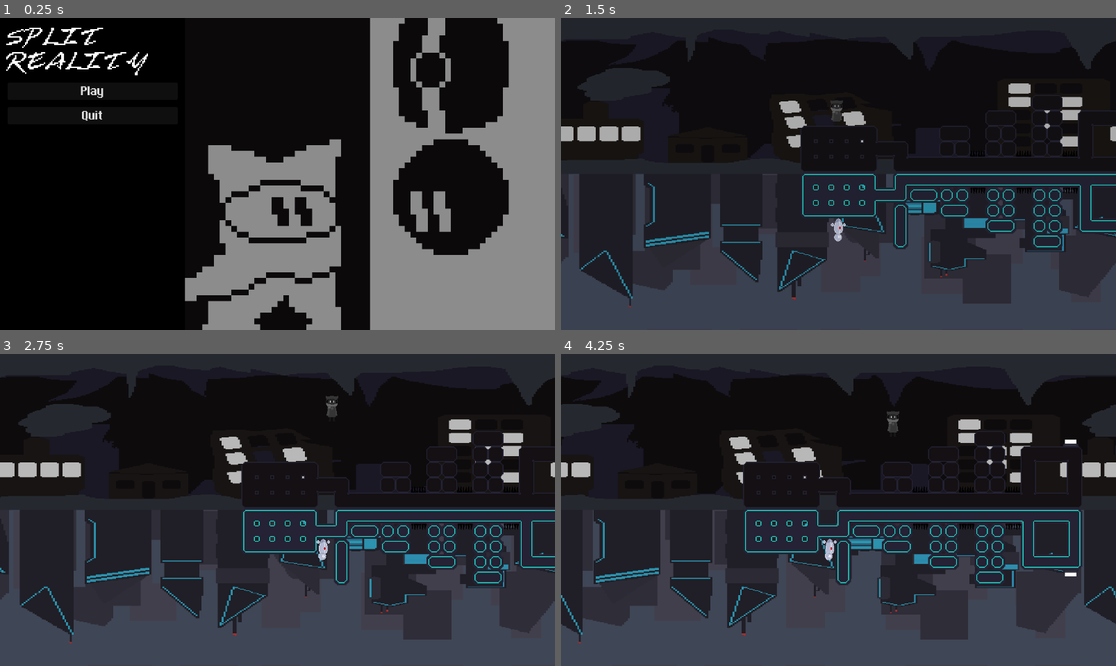
Above: before the commit, frames 1-4 (two rows, left to right).
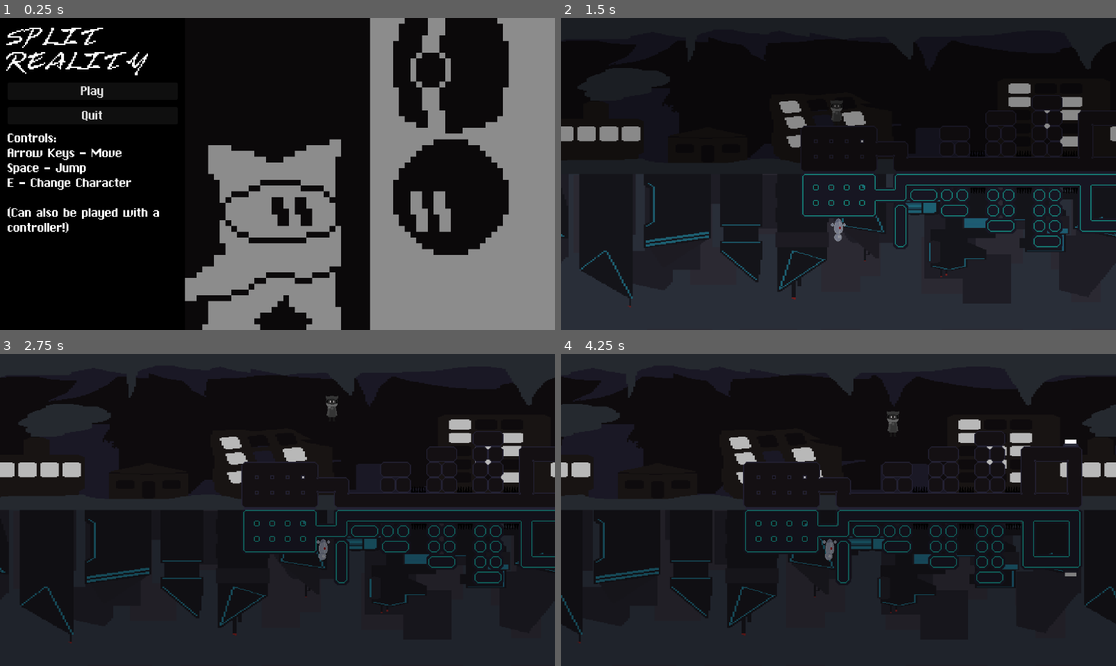
Above: after the commit, the same moments.

Repository: miniaturity/campfire-nyc
Game: Godot game, scene res://scenes/main_menu.tscn
Two runs of this game, one before a commit and one after it. Both use one fixed random seed, a clock stepped at 60 frames per second and the inputs below.
Inputs:
- Up to frame 1 (0.25 s): no input
- Up to frame 2 (1.5 s): click "Play" at 0.5 s; hold D (move_right) from 1.28 s (still down); hold E (switch_controls) from 1.28 s (still down)
- Up to frame 3 (2.75 s): keep holding D (move_right); tap Space (jump) at 1.52, 2.27 s; release E (switch_controls) at 2.03 s; tap E (switch_controls) at 2.1 s
- Up to frame 4 (4.25 s): release D (move_right) at 2.78 s; hold A (move_left) 2.78-3.53 s; hold E (switch_controls) 2.78-3.53 s; hold D (move_right) from 3.53 s (still down); tap E (switch_controls) at 3.6 s; tap Space (jump) at 3.77 s

The runs differ from the first frame. In frame 1, 1.5% of the frame differs, in the area x 1-29%, y 36-69%; in frame 2, 3.8%; in frame 3, 37%; in frame 4, 37%, in the area x 0-100%, y 49-100%.

Commit message:
Forgot to push, but made UI visible

Diff:
--- a/objects/all_level_UI.tscn
+++ b/objects/all_level_UI.tscn
@@ -6,5 +6,6 @@
 [node name="AllLevelUi" type="CanvasLayer" unique_id=523024520]
 
 [node name="Shader" parent="." unique_id=106511936 instance=ExtResource("1_jlqxt")]
+visible = false
 
 [node name="DarkeningUi" parent="." unique_id=485671579 instance=ExtResource("1_7gc2b")]
--- a/scenes/levels/level0.tscn
+++ b/scenes/levels/level0.tscn
@@ -19,7 +19,6 @@
 next_scene = ExtResource("2_7s2gi")
 
 [node name="AllLevelUi" parent="." unique_id=523024520 instance=ExtResource("1_1nvli")]
-visible = false
 
 [node name="LevelCamera" parent="." unique_id=431855530 instance=ExtResource("2_vals0")]
 
--- a/scenes/levels/level1.tscn
+++ b/scenes/levels/level1.tscn
@@ -19,7 +19,6 @@
 next_scene = ExtResource("2_lgguw")
 
 [node name="AllLevelUi" parent="." unique_id=523024520 instance=ExtResource("2_nfihu")]
-visible = false
 
 [node name="LevelCamera" parent="." unique_id=431855530 instance=ExtResource("3_lgguw")]
 
--- a/scenes/levels/level2.tscn
+++ b/scenes/levels/level2.tscn
@@ -20,7 +20,6 @@
 next_scene = ExtResource("2_hgky1")
 
 [node name="AllLevelUi" parent="." unique_id=523024520 instance=ExtResource("2_8i1lk")]
-visible = false
 
 [node name="LevelCamera" parent="." unique_id=431855530 instance=ExtResource("3_hgky1")]
 
--- a/scenes/main_menu.tscn
+++ b/scenes/main_menu.tscn
@@ -8,6 +8,10 @@
 [sub_resource type="LabelSettings" id="LabelSettings_8ln24"]
 font = ExtResource("2_bqqt6")
 font_size = 48
+
+[sub_resource type="LabelSettings" id="LabelSettings_wu84c"]
+font = ExtResource("3_wu84c")
+font_size = 32
 
 [node name="MainMenu" type="Control" unique_id=1123790851]
 texture_filter = 1
@@ -69,3 +73,14 @@
 theme_override_font_sizes/font_size = 32
 text = "Quit
 "
+
+[node name="Controls" type="Label" parent="MarginContainer/VBoxContainer" unique_id=544686349]
+layout_mode = 2
+text = "Controls:
+Arrow Keys - Move
+Space - Jump
+E - Change Character
+
+(Can also be played with a controller!)"
+label_settings = SubResource("LabelSettings_wu84c")
+autowrap_mode = 2
